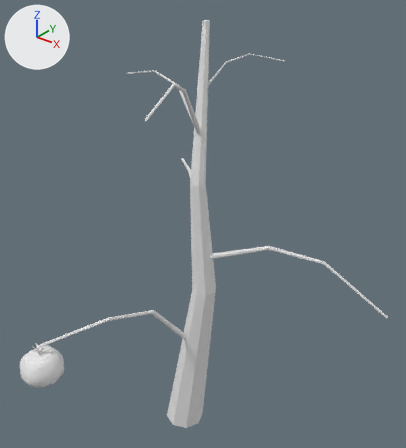
The OBJ model Assets/Models/Crops/TomatoPlant.obj as it was, and as the next commit left it.
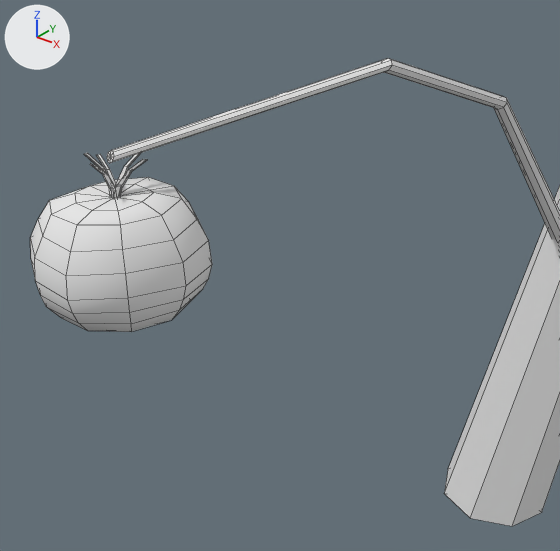
There are two pictures of each version: one whole from a 50 mm camera at (0.632, -0.724, 0.943) aimed at (0.056, -0.004, 0.497), one close up from a 50 mm camera at (0.171, -0.488, 0.428) aimed at (-0.013, -0.259, 0.286). Arrows for +X, +Y and +Z are at upper left; the lights stay in place. The close-ups show mesh edges as thin lines. Where no turn or scale is listed for an object, it has been applied to the vertices. Vertices at the same position are counted once.

Names of what the first close-up shows: 'TomatoPlant'.
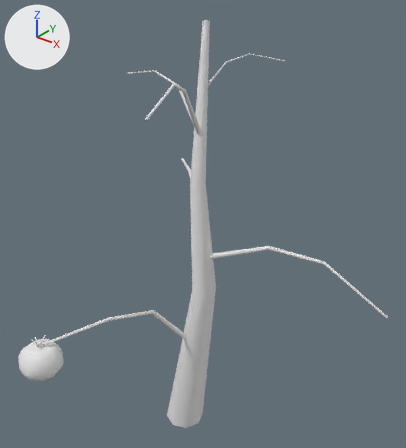
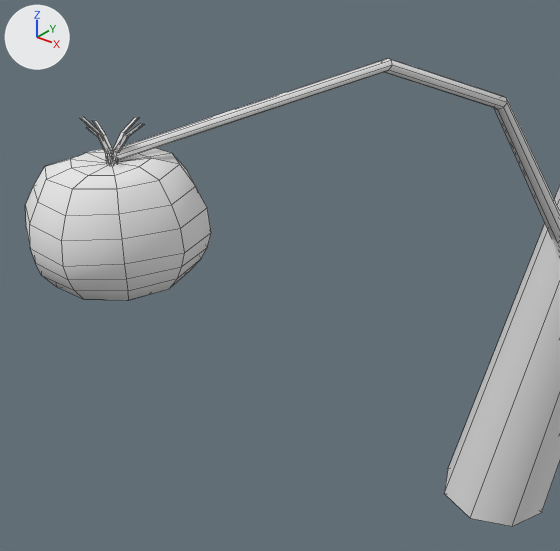
Boxes (x1, y1, x2, y2) around the edits, measured in the close-ups (560 x 551 px; the box of a moved part takes in the faces that stretch with it):
'TomatoPlant', reshaped: before (30, 58, 560, 526); after (25, 58, 560, 526)
part 1 of me_tomatoplant, moved or reshaped: before (84, 153, 114, 193); after (80, 117, 111, 163)
part 2 of me_tomatoplant, moved or reshaped: before (90, 164, 117, 198); after (86, 127, 114, 164)
part 3 of me_tomatoplant, moved or reshaped: before (116, 159, 147, 198); after (110, 123, 144, 164)
part 4 of me_tomatoplant, moved or reshaped: before (30, 177, 212, 332); after (25, 148, 211, 300)
part 5 of me_tomatoplant, moved or reshaped: before (116, 153, 141, 185); after (113, 117, 140, 162)
part 6 of me_tomatoplant, moved or reshaped: before (96, 154, 117, 188); after (92, 120, 113, 150)

The change, as a diff of the scene's bpy script:
```diff
--- a/Assets/Models/Crops/TomatoPlant.obj.py
+++ b/Assets/Models/Crops/TomatoPlant.obj.py
@@ me_tomatoplant @@
 me_tomatoplant.from_pydata(...)  # 406 vertices, 401 faces; spans x -0.223..0.384, y -0.331..0.265, z 0.0..0.837
 # used by ob_tomatoplant; location = (0.0, 0.0, 0.0)
+# me_tomatoplant part 1: the loose piece of 16 vertices spanning x -0.079..-0.071, y -0.302..-0.291, z 0.313..0.336 is moved by (0.0, 0.0, 0.015)
+# me_tomatoplant part 2: the loose piece of 16 vertices spanning x -0.075..-0.069, y -0.306..-0.293, z 0.313..0.335 is moved by (0.0, 0.0, 0.015)
+# me_tomatoplant part 3: the loose piece of 16 vertices spanning x -0.073..-0.06, y -0.296..-0.285, z 0.313..0.334 is moved by (0.0, 0.0, 0.015)
+# me_tomatoplant part 4: the loose piece of 92 vertices spanning x -0.108..-0.033, y -0.331..-0.256, z 0.26..0.319 is moved by (0.0, 0.0, 0.015)
+# me_tomatoplant part 5: the loose piece of 16 vertices spanning x -0.077..-0.07, y -0.293..-0.275, z 0.313..0.332 is moved by (0.0, 0.0, 0.015)
+# me_tomatoplant part 6: the loose piece of 16 vertices spanning x -0.087..-0.073, y -0.294..-0.288, z 0.313..0.332 is moved by (0.0, 0.0, 0.015)
 me_tomatoplant.materials.append(mat_initialshadinggroup)
```
